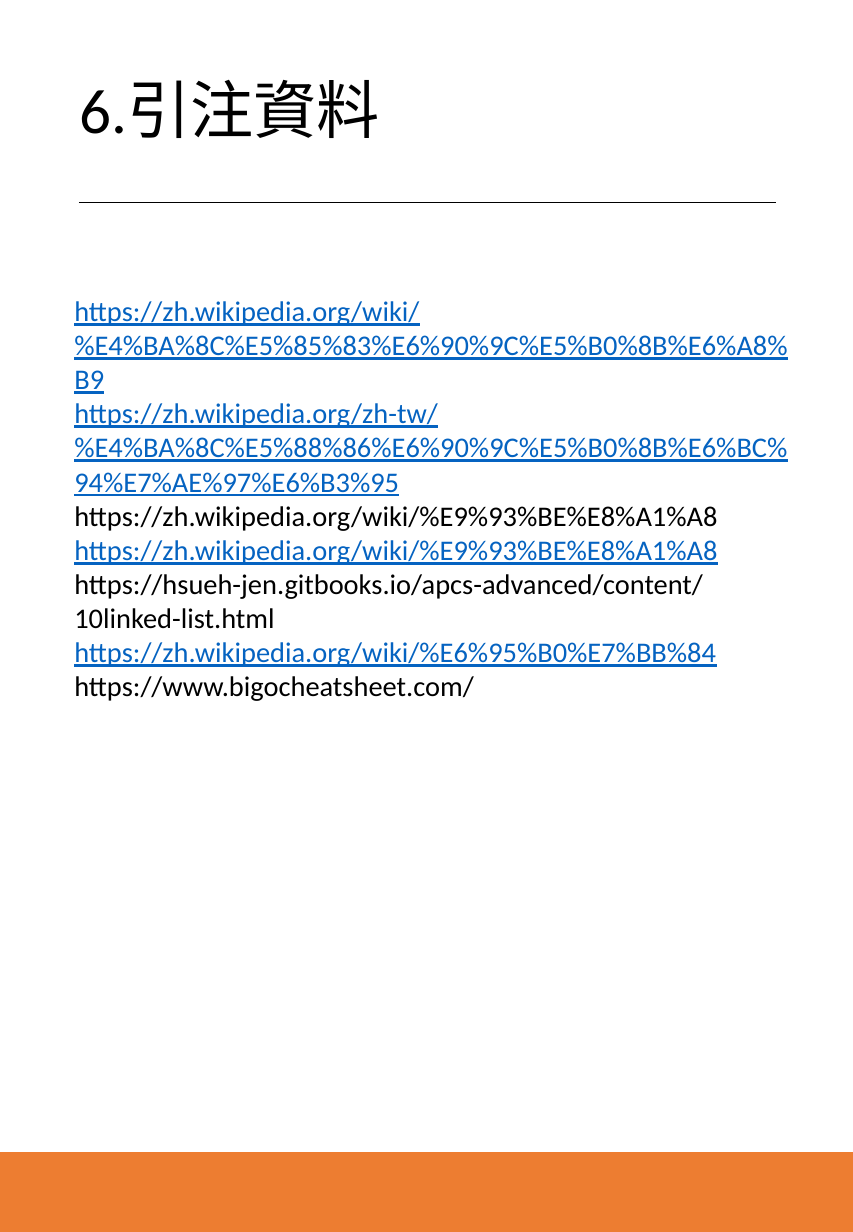
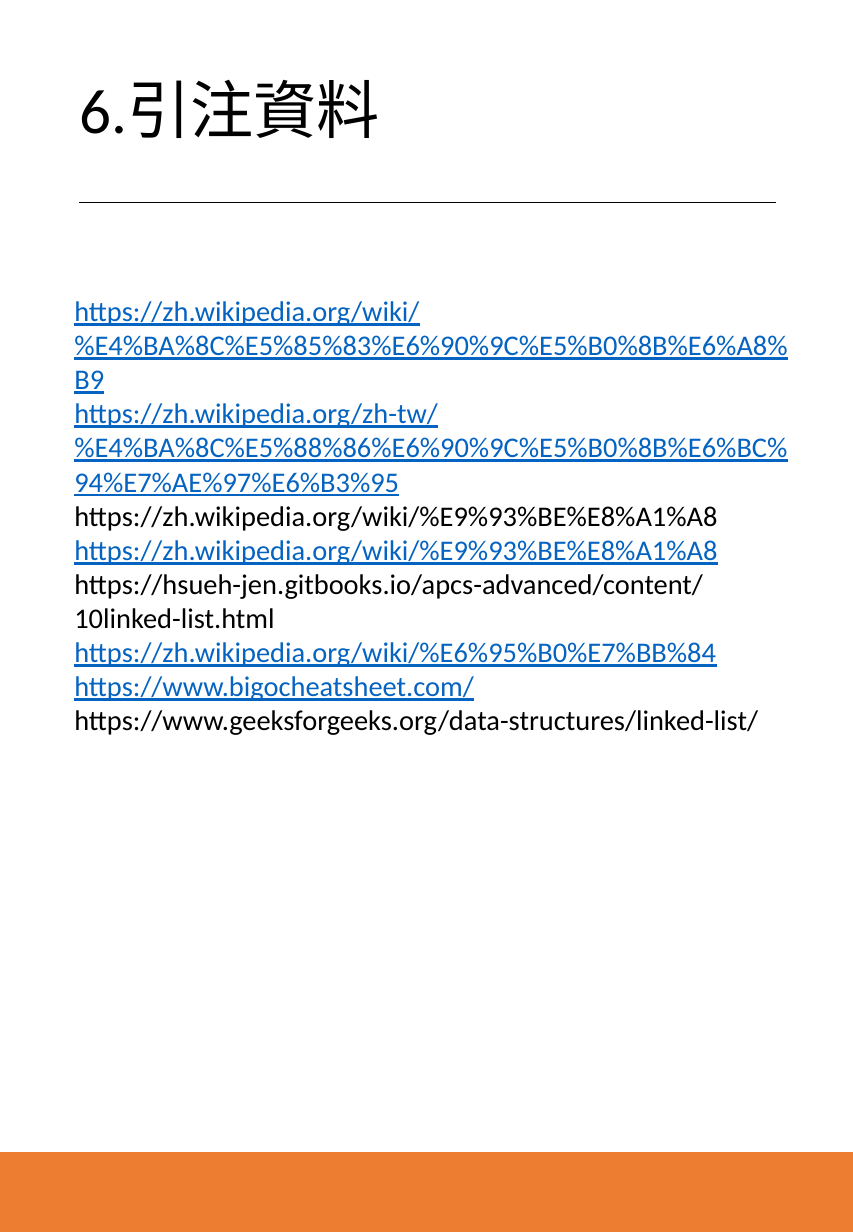
Before and after one commit to jacksonloa/hw2, a slide deck: slide 11 of hw2報告.pptx. Drawn at 853x1232 pixels with LibreOffice and Linux fonts; fonts in the diff are those of the drawing. Boxes give left, top, right and bottom in pixels: in the first picture for what was removed or moved away, otherwise in the second. Text is boxed around its words. In the diff, an @@ line names an element or a change of style, - is before the commit and + after.

```diff
--- a/hw2報告.pptx
+++ b/hw2報告.pptx
@@ text at box(74, 676, 473, 701): text colour #000000 to #0563C1, underline on in "https://www.bigocheatsheet.com/" @@
@@ text at box(74, 710, 758, 735): paragraph added @@
+https://www.geeksforgeeks.org/data-structures/linked-list/
```
Also in this commit, not shown: 1 other slide changed.
